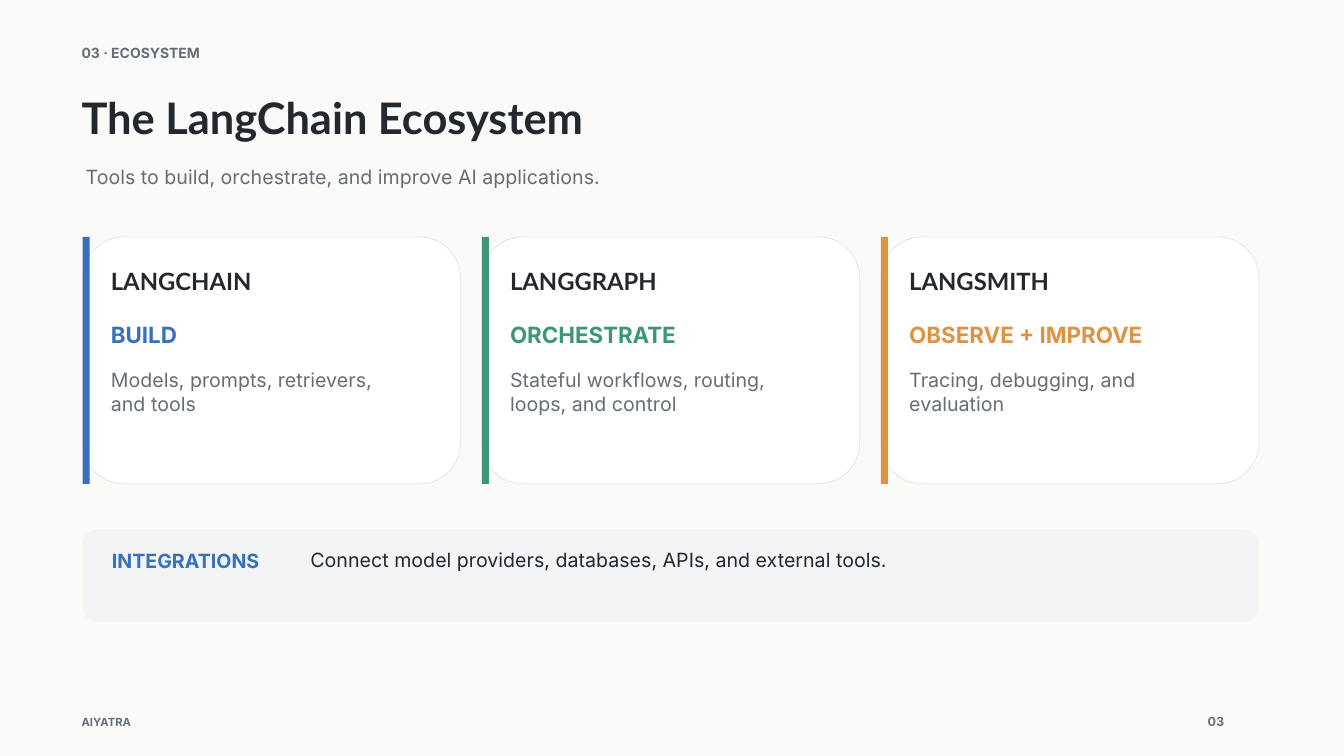
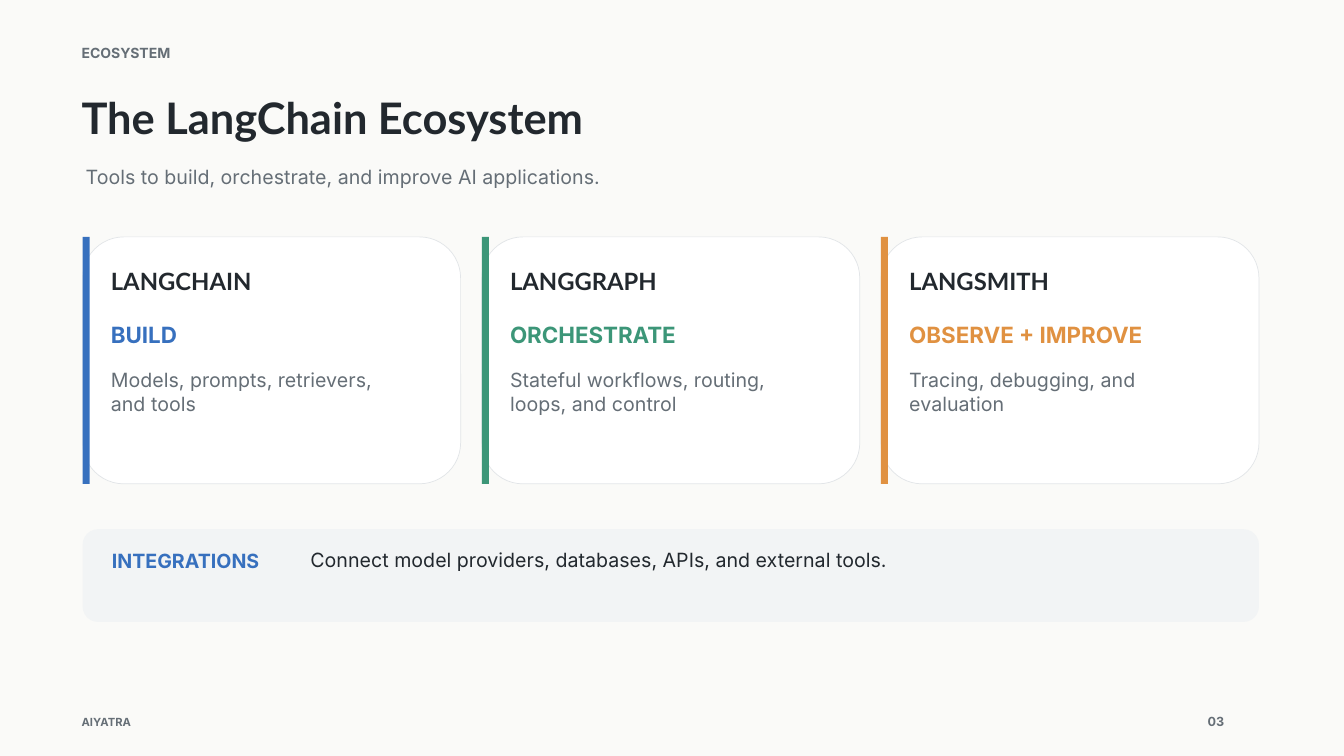
Before and after one commit to VishwanathThepakulo/LangChain_LangGraph_LangSmith, a slide deck: slide 3 of LangChain_LangGraph_LangSmith.pptx. Drawn at 1344x756 pixels with LibreOffice and Linux fonts; fonts in the diff are those of the drawing. Boxes give left, top, right and bottom in pixels: in the first picture for what was removed or moved away, otherwise in the second. Text is boxed around its words. In the diff, an @@ line names an element or a change of style, - is before the commit and + after.

```diff
--- a/LangChain_LangGraph_LangSmith.pptx
+++ b/LangChain_LangGraph_LangSmith.pptx
@@ text at bbox=[82, 47, 171, 58]: text changed @@
-03 · ECOSYSTEM
+ECOSYSTEM
```
Also in this commit, not shown: 4 slides removed, 4 other files.
